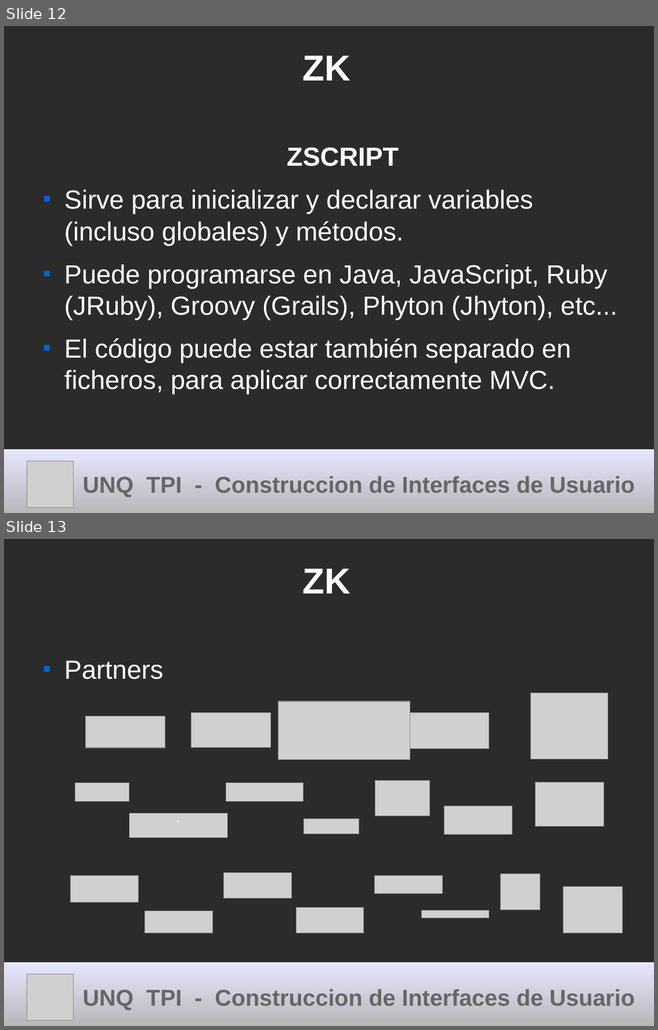
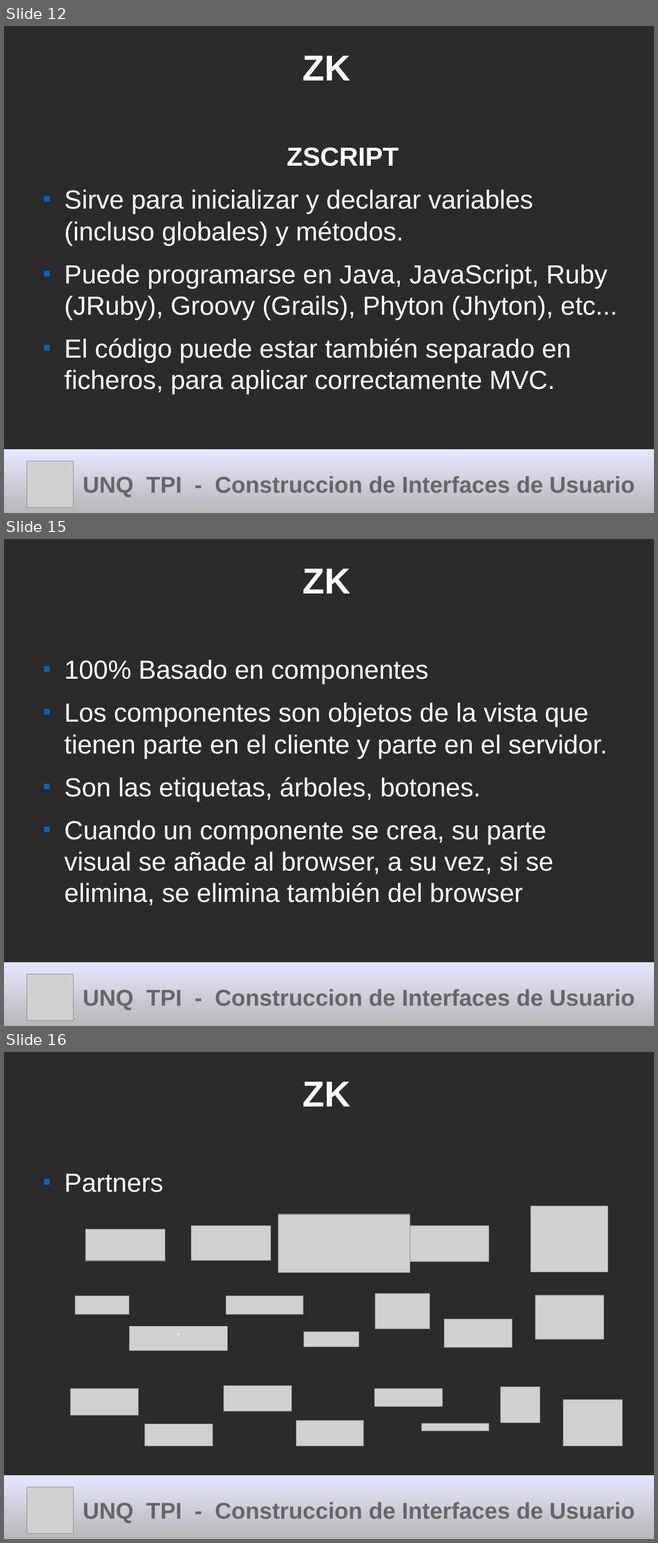
Before and after one commit to cdmarchionne/tpi-ui-tp-esferas, a slide deck: ZK/resources/Presentacion ZK.odp. Shown one above the other, each under a label of ours: slides 12 and 13 before the commit, slides 12, 15 and 16 after it; the slides between them are not shown. The pictures are 658x1030 and 658x1543 pixels, drawn with LibreOffice and Linux fonts; fonts in the diff are those of the drawing; grey boxes stand for pictures; background and template pictures are left out; a plain dark background stands for a picture behind light text. Boxes give left, top, right and bottom in pixels: in the first picture for what was removed or moved away, otherwise in the second. Text is boxed around its words. In the diff, an @@ line names an element or a change of style, - is before the commit and + after.

```diff
--- a/ZK/resources/Presentacion ZK.odp
+++ b/ZK/resources/Presentacion ZK.odp
@@ slide 15 added at (x1=4, y1=539, x2=654, y2=1026), background picture (left out) @@
@@ title added at (x1=303, y1=569, x2=351, y2=594), 44 pt, text #FFFFFF, bold @@
+ZK
@@ text added at (x1=64, y1=660, x2=607, y2=906), 32 pt, text #FFFFFF @@
+■ 100% Basado en componentes
+■ Los componentes son objetos de la vista que tienen parte en el cliente y parte en el servidor.
+■ Son las etiquetas, árboles, botones.
+■ Cuando un componente se crea, su parte visual se añade al browser, a su vez, si se elimina, se elimina también del browser
@@ title added at (x1=4, y1=963, x2=654, y2=1026), fill gradient #E6E6FF to #B3B3B3, 28 pt, text #666666, bold @@
+UNQ TPI - Construccion de Interfaces de Usuario
@@ picture added at (x1=27, y1=975, x2=74, y2=1021) @@
@@ what was slide 13 is now slide 16 @@
```
Also in this commit, not shown: 4 slides changed, 2 other slides added.
